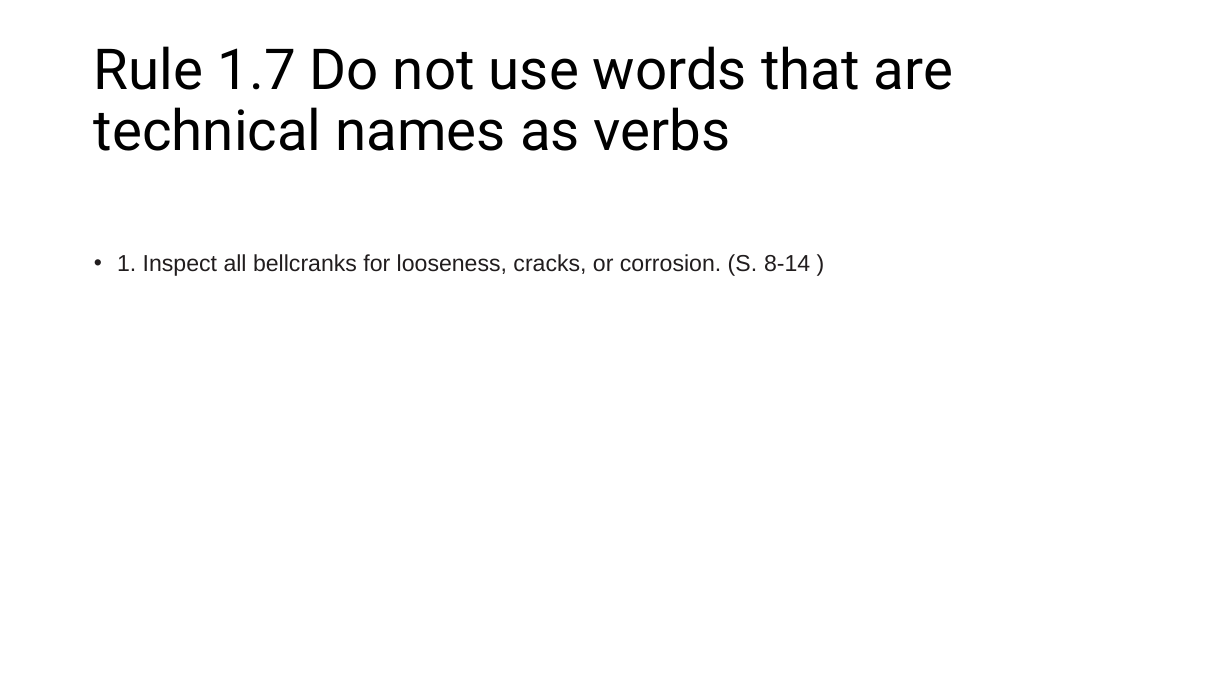
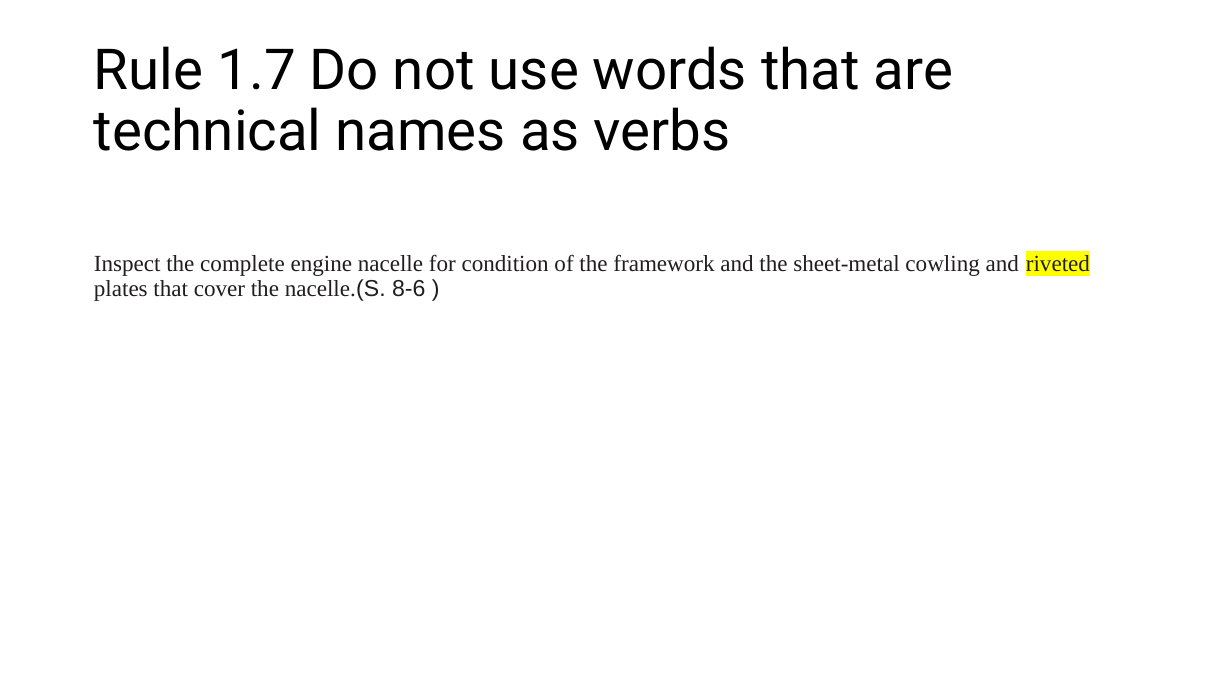
Before and after one commit to Maltrix147/Studium, a slide deck: slide 7 of Semester_4/simplified_English/Regeln_Malte_Hermann.pptx (slide 8 before the commit). Drawn at 1232x693 pixels with LibreOffice and Linux fonts; fonts in the diff are those of the drawing. Boxes give left, top, right and bottom in pixels: in the first picture for what was removed or moved away, otherwise in the second. Text is boxed around its words. In the diff, an @@ line names an element or a change of style, - is before the commit and + after.

```diff
--- a/Semester_4/simplified_English/Regeln_Malte_Hermann.pptx
+++ b/Semester_4/simplified_English/Regeln_Malte_Hermann.pptx
@@ text at box(94, 254, 1090, 301): text changed; font Arial to Times New Roman; text colour #211D1E to #221E1F @@
-• 1. Inspect all bellcranks for looseness, cracks, or corrosion. (S. 8-14 )
+Inspect the complete engine nacelle for condition of the framework and the sheet-metal cowling and riveted plates that cover the nacelle.(S. 8-6 )
```
Also in this commit, not shown: 7 other slides changed, 6 slides added, 1 slide removed, 3 other files.
